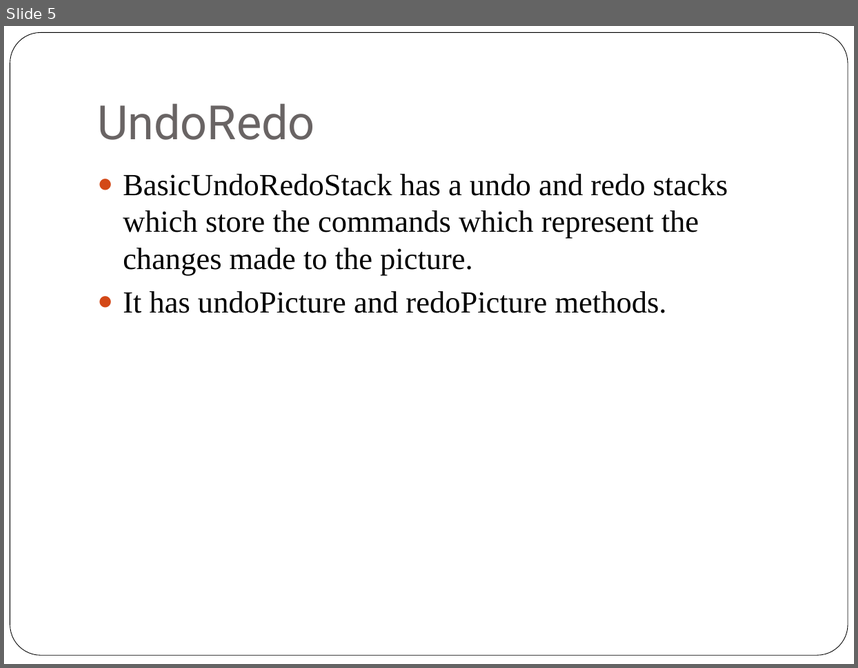
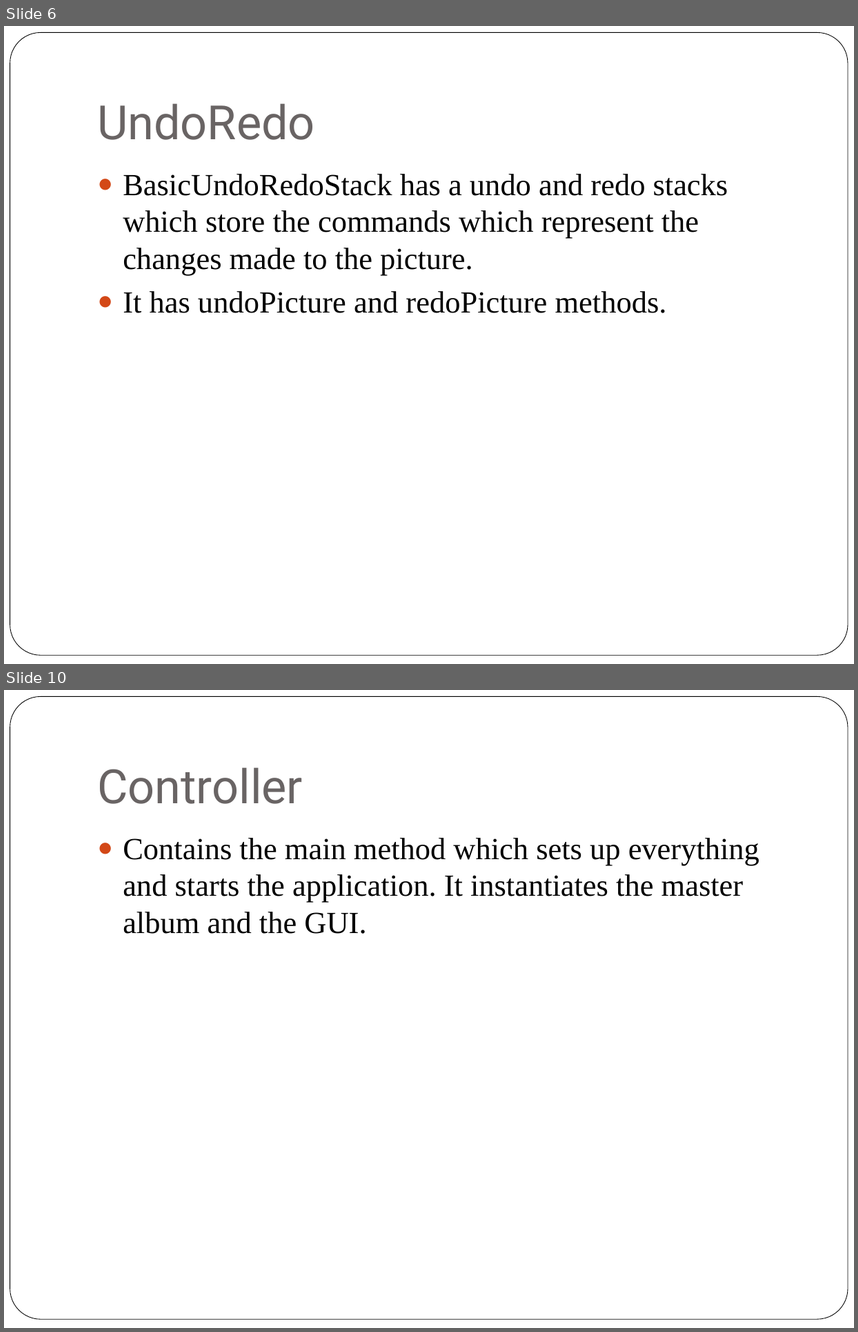
Before and after one commit to axl3697/Aether, a slide deck: ImageAlbumProject/doc/ImageAlbumPresentation.pptx. Shown one above the other, each under a label of ours: slide 5 before the commit, slides 6 and 10 after it; the slides between them are not shown. The pictures are 858x668 and 858x1332 pixels, drawn with LibreOffice and Linux fonts; fonts in the diff are those of the drawing. Boxes give left, top, right and bottom in pixels: in the first picture for what was removed or moved away, otherwise in the second. Text is boxed around its words. In the diff, an @@ line names an element or a change of style, - is before the commit and + after.

Commit message:
Final Image Album Project
Final Image Album Project

```diff
--- a/ImageAlbumProject/doc/ImageAlbumPresentation.pptx
+++ b/ImageAlbumProject/doc/ImageAlbumPresentation.pptx
@@ slide 10 added at (4,690,854,1328), background #FFFFFF; not listed: 1 template element that a slide beside it also shows @@
@@ title added at (97,767,303,804), 40 pt, text #696464 @@
+Controller
@@ text added at (123,838,760,934), 26 pt, text #000000 @@
+● Contains the main method which sets up everything and starts the application. It instantiates the master album and the GUI.
@@ what was slide 5 is now slide 6 @@
```
Also in this commit, not shown: 2 slides changed, 3 other slides added, 6 other files.
